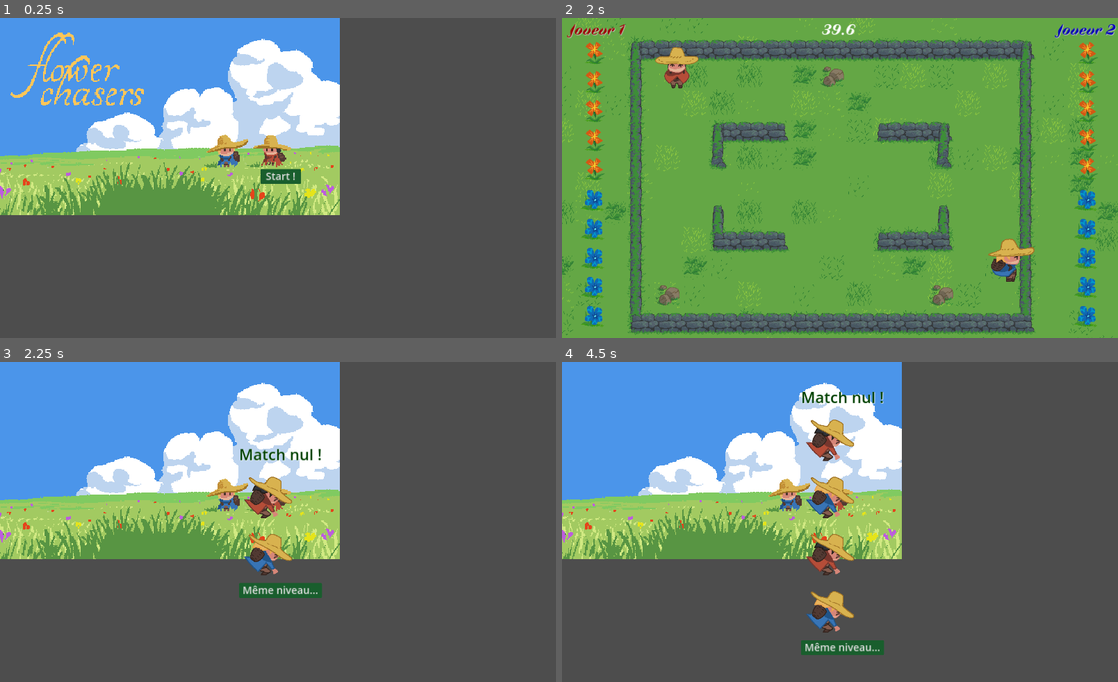
Above: before the commit, frames 1-4 (two rows, left to right).
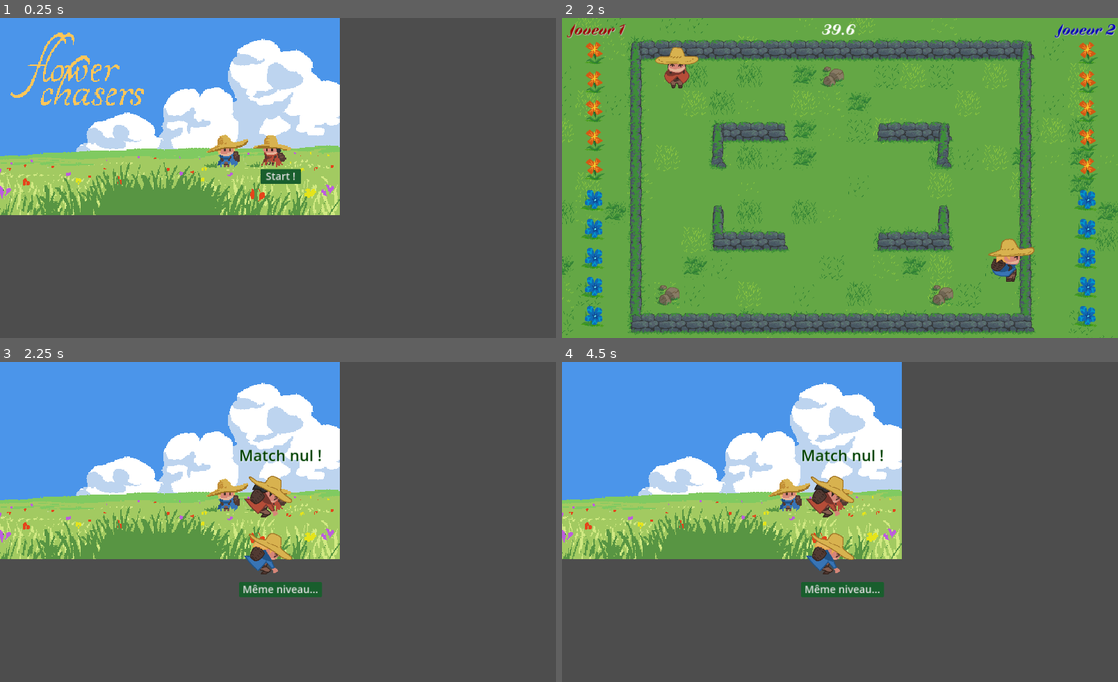
Above: after the commit, the same moments.

Repository: FablabMurat/2025GameJamCantal-1
Game: Godot game, scene res://root.tscn
Same seed, same stepped clock (60 frames per second), same inputs: the game is played once before the commit and once after it.
Inputs:
- Up to frame 1 (0.25 s): no input
- Up to frame 2 (2 s): click "Start !" at 0.5 s; tap Enter (ui_accept) at 1.25, 1.52 s; hold Right (ui_right) from 1.28 s (still down); tap Backspace (ui_endoflevel) at 1.35 s
- Up to frame 3 (2.25 s): keep holding Right (ui_right); tap Backspace (ui_endoflevel) at 2.1 s
- Up to frame 4 (4.5 s): tap Enter (ui_accept) at 2.27 s; release Right (ui_right) at 2.75 s; click "Même niveau..." at 2.75 s; hold Left (ui_left) 3.53-4.28 s; tap Backspace (ui_endoflevel) at 3.6, 4.35 s; hold Right (ui_right) from 4.28 s (still down)

Frames 1-2 are identical in both runs. In frame 3, 0.8% of the frame differs, in the area x 43-58%, y 27-74%; in frame 4, 3.7%, in the area x 43-58%, y 9-92%.

Commit message:
Amélioration des scores : à l'échange du temps, le gagnant est celui qui a le plus de fleurs

Diff:
--- a/root.gd
+++ b/root.gd
@@ -73,18 +73,29 @@
 	zonejeu.process_mode = Node.PROCESS_MODE_PAUSABLE
 	$PanelContainer.add_sibling(zonejeu)
 
-func endoflevel(winner, tabscore):
+func endoflevel(winner, tabscore : Array):
 	zonejeu.call_deferred("queue_free")
 
-	if winner == 0 :
+	var scorej1 = tabscore[0].reduce(func(accum, number): return accum + number)
+	var scorej2 = tabscore[1].reduce(func(accum, number): return accum + number)
+
+	if winner == 0 and scorej1 == scorej2 :
 		# ni 1 ni 2, donc pas de gagnant car jeu bloqué
 		%Label.text = "Match nul !"
 	else:
+		if winner == 0 :
+			winner = 1 if scorej1 > scorej2 else 2
 		score[winner-1] += 1
 		%Label.text = "Victoire Joueur %d !" % winner
 		level += 1
 	%Label.show()
-	## TODO :Afficher aussi des scores en plus joli?
+
+	# Ménage dans la VBoxScore
+	for hbox in %VBoxScore.get_children():
+		if hbox is HBoxContainer :
+			hbox.queue_free()
+
+	# Affiche du score dans la VBoxScore
 	for joueur in range(2):
 		var hbox = HBoxContainer.new()
 		hbox.alignment = BoxContainer.ALIGNMENT_BEGIN
--- a/root.tscn
+++ b/root.tscn
@@ -84,9 +84,6 @@
 theme_override_font_sizes/font_size = 24
 justification_flags = 160
 
-[node name="TextureRect" type="TextureRect" parent="CenterContainer/VBoxContainer/VBoxScore"]
-layout_mode = 2
-
 [node name="StartButton" type="Button" parent="CenterContainer/VBoxContainer"]
 unique_name_in_owner = true
 layout_mode = 2
